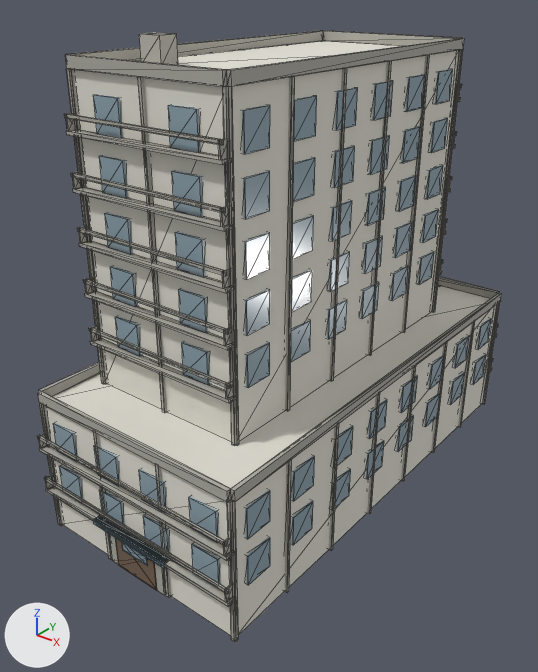
The glTF model public/buildings/residential_2x4_b.glb: old version first, new version second.
Rendered twice from a 50 mm camera at (33.5, -20.9, 31.2) aimed at (6.8, 12.5, 10.5). Every picture has the same lights, and +X, +Y and +Z are marked at lower left. The picture after the commit comes second. Mesh edges are drawn as thin lines. Vertices at exactly the same position are counted once.

In view in the first picture: 'residential_2x4_b_0'.
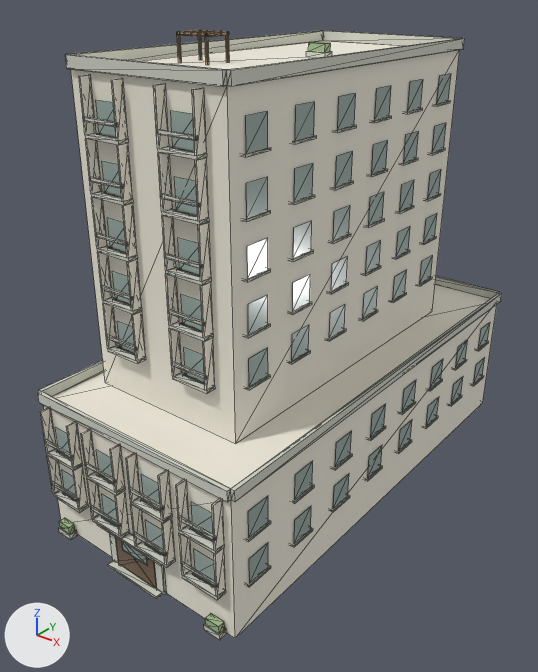
Boxes (x1, y1, x2, y2) around the edits, measured in the pictures (538 x 672 px):
```json
{"object": "residential_2x4_b_0", "change": "recoloured, reshaped", "before": [38, 31, 502, 641], "after": [38, 30, 502, 640]}
{"part": 1, "of": "me_residential_2x4_b_0", "change": "deleted", "before": [39, 32, 500, 641]}
{"part": 2, "of": "me_residential_2x4_b_0", "change": "built on", "before": [38, 69, 494, 607], "after": [40, 30, 490, 640]}
{"part": 3, "of": "me_residential_2x4_b_0", "change": "recoloured", "after": [100, 134, 204, 384]}
```

The change, as JSON lines over the scene's bpy script:
```json
{"op": "set", "path": "mat_residential_2x4_b_trim.base_color", "old": "(0.429, 0.418, 0.374)", "new": "(0.65, 0.66, 0.58)", "note": "grey #afada5 -> light grey #d3d4c8"}
{"op": "add", "block": "mat_residential_2x4_b_sign", "code": ["mat_residential_2x4_b_sign = principled_material('residential_2x4_b_sign')", "mat_residential_2x4_b_sign.base_color = (0.46, 0.29, 0.16)  # brown #b5936f", "mat_residential_2x4_b_sign.roughness = 0.85"]}
{"block": "me_residential_2x4_b_0", "where": "# used by ob_residential_2x4_b_0; location = (0.0, 0.0, 0.0)"}
{"op": "remove", "block": "me_residential_2x4_b_0", "code": "me_residential_2x4_b_0.from_pydata(...)  # 1912 vertices, 2904 faces; spans x -0.2..14.8, y -0.6..31.1, z 0.0..28.5"}
{"op": "add", "block": "me_residential_2x4_b_0", "code": "me_residential_2x4_b_0.from_pydata(...)  # 2248 vertices, 3016 faces; spans x -0.2..14.8, y -0.6..30.8, z 0.0..28.5"}
{"block": "me_residential_2x4_b_0", "change": "me_residential_2x4_b_0 part 1: 159 loose pieces with 1272 vertices, spanning x -0.2..14.7, y -0.6..31.1, z 0.0..28.5, are deleted"}
{"block": "me_residential_2x4_b_0", "change": "me_residential_2x4_b_0 part 2: 60 vertices moved within x 1.3, y 4.6..24.7, z 12.0..24.0; 391 vertices removed from x -0.2..14.6, y -0.6..31.1, z 2.7..25.9; 1999 vertices added at x -0.2..14.7, y -0.6..30.7, z 0.0..28.5"}
{"block": "me_residential_2x4_b_0", "change": "me_residential_2x4_b_0 part 3: 80 faces spanning x 1.0..9.9, y 3.5..24.7, z 12.0..24.0 switch from mat_residential_2x4_b_glass (greyish blue #90a6b1) to mat_residential_2x4_b_trim (light grey #d3d4c8)"}
{"op": "add", "block": "me_residential_2x4_b_0", "code": "me_residential_2x4_b_0.materials.append(mat_residential_2x4_b_sign)  # brown #b5936f"}
```
